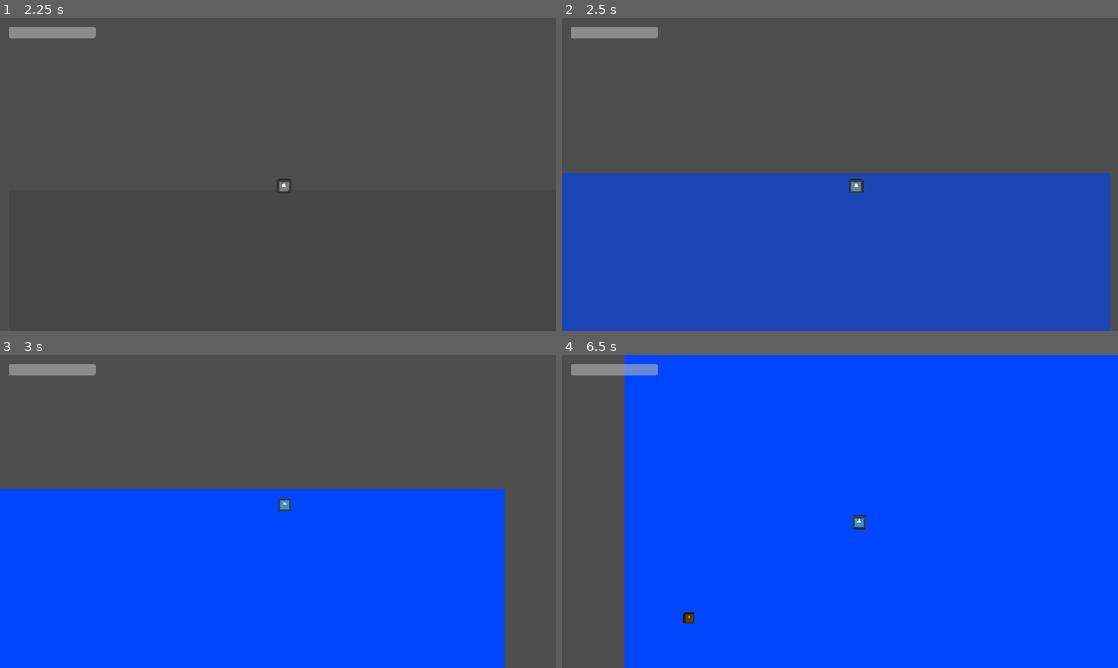
Above: before the commit, frames 1-4 (two rows, left to right).
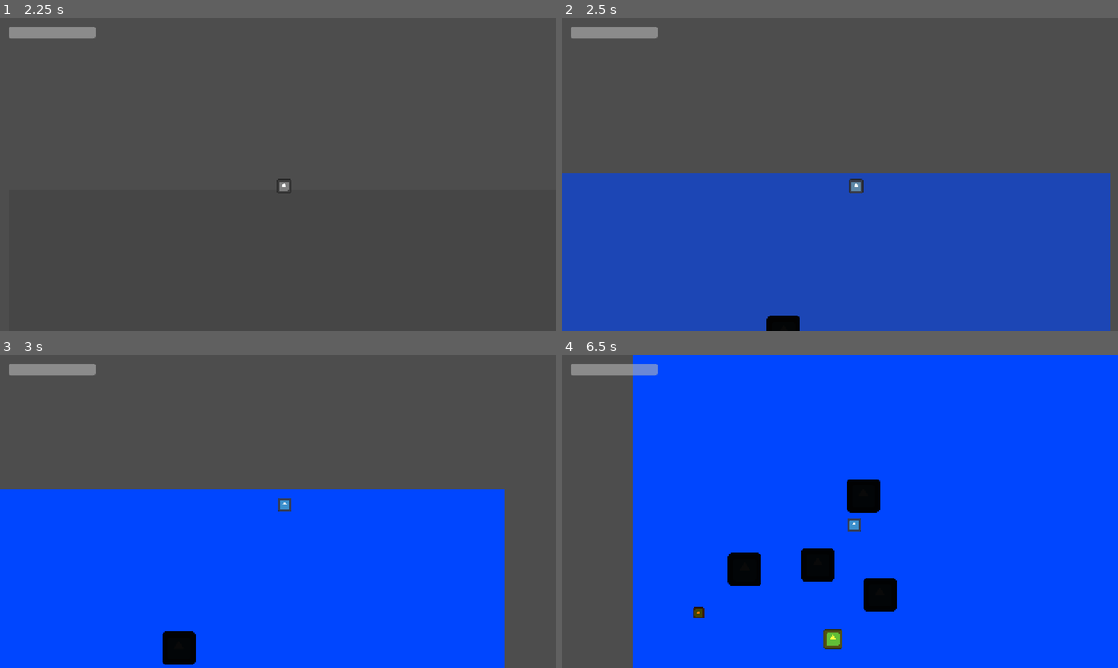
Above: after the commit, the same moments.

Repository: mason00james-cmyk/IceFisher
Game: Godot game, scene res://scenes/level_1.tscn
The game is run twice, just before and just after one commit, with the same random seed, the same clock (stepped at 60 frames per second) and the same inputs. The engine's default icon, where the game draws it, is replaced by a stand-in: a white triangle on a blue panel in a dark square.
Inputs:
- Up to frame 1 (2.25 s): tap Enter at 0.5 s; hold D (steer_right) 0.53-1.28 s; tap Space (cast) at 0.6, 2, 2.1 s; hold A (steer_left) 1.28-2.03 s; tap W (reel) at 1.35 s; hold D (steer_right) from 2.03 s (still down)
- Up to frame 2 (2.5 s): keep holding D (steer_right)
- Up to frame 3 (3 s): keep holding D (steer_right); tap W (reel) at 2.85 s
- Up to frame 4 (6.5 s): release D (steer_right) at 3.53 s; hold A (steer_left) 3.53-5.78 s; tap Space (cast) at 3.6, 5.1 s; tap W (reel) at 4.35, 5.85 s; hold D (steer_right) from 5.78 s (still down)

Frame 1 is identical in both runs. In frame 2, 0.3% of the frame differs, in the area x 36-43%, y 95-100%; in frame 3, 0.6%; in frame 4, 4.5%, in the area x 11-61%, y 0-100%.

Commit message:
rocks and walls

Diff:
--- /dev/null
+++ b/rock.tscn
@@ -0,0 +1,17 @@
+[gd_scene format=3 uid="uid://b6ga78ptpbccx"]
+
+[ext_resource type="Texture2D" uid="uid://dueohcohekhw3" path="res://icon.svg" id="1_o0qsl"]
+
+[sub_resource type="RectangleShape2D" id="RectangleShape2D_l885w"]
+size = Vector2(85, 80)
+
+[node name="Rock" type="StaticBody2D" unique_id=1114402189]
+
+[node name="Sprite2D" type="Sprite2D" parent="." unique_id=658549701]
+modulate = Color(0.03610091, 0.03610091, 0.03610091, 1)
+scale = Vector2(0.6, 0.6)
+texture = ExtResource("1_o0qsl")
+
+[node name="CollisionShape2D" type="CollisionShape2D" parent="." unique_id=497028656]
+position = Vector2(-0.5, 0)
+shape = SubResource("RectangleShape2D_l885w")
--- a/scenes/level_1.tscn
+++ b/scenes/level_1.tscn
@@ -5,6 +5,8 @@
 [ext_resource type="Script" uid="uid://c6tt3ds2crnei" path="res://scripts/hook.gd" id="1_bswci"]
 [ext_resource type="Shader" uid="uid://fi7gmdd4ejnq" path="res://shaders/desaturate.gdshader" id="3_rus8k"]
 [ext_resource type="PackedScene" uid="uid://erd36ioaa2kv" path="res://scenes/nibbler.tscn" id="5_4nkto"]
+[ext_resource type="PackedScene" uid="uid://d00pck1m3riht" path="res://scenes/target.tscn" id="5_fcfvj"]
+[ext_resource type="PackedScene" uid="uid://b6ga78ptpbccx" path="res://rock.tscn" id="7_pa8r4"]
 
 [sub_resource type="CircleShape2D" id="CircleShape2D_l885w"]
 radius = 12.0
@@ -15,6 +17,9 @@
 [sub_resource type="ShaderMaterial" id="ShaderMaterial_l885w"]
 shader = ExtResource("3_rus8k")
 shader_parameter/saturation = 0.0
+
+[sub_resource type="RectangleShape2D" id="RectangleShape2D_l885w"]
+size = Vector2(28, 3012)
 
 [node name="Level" type="Node2D" unique_id=1837536374]
 script = ExtResource("1_5xbjy")
@@ -67,6 +72,21 @@
 offset_bottom = 47.0
 show_percentage = false
 
+[node name="Message" type="Label" parent="HUD" unique_id=1981870627]
+anchors_preset = 8
+anchor_left = 0.5
+anchor_top = 0.5
+anchor_right = 0.5
+anchor_bottom = 0.5
+offset_left = -20.0
+offset_top = -11.5
+offset_right = 20.0
+offset_bottom = 11.5
+grow_horizontal = 2
+grow_vertical = 2
+theme_override_font_sizes/font_size = 48
+horizontal_alignment = 1
+
 [node name="nibbler" parent="." unique_id=1392807344 instance=ExtResource("5_4nkto")]
 position = Vector2(-498, 1005)
 
@@ -75,3 +95,31 @@
 
 [node name="nibbler3" parent="." unique_id=1329811228 instance=ExtResource("5_4nkto")]
 position = Vector2(-437, 635)
+
+[node name="Target" parent="." unique_id=987206303 instance=ExtResource("5_fcfvj")]
+position = Vector2(-126, 695)
+
+[node name="Rock" parent="." unique_id=1114402189 instance=ExtResource("7_pa8r4")]
+position = Vector2(-384, 535)
+
+[node name="Rock" parent="Rock" unique_id=76368992 instance=ExtResource("7_pa8r4")]
+position = Vector2(168, -11)
+
+[node name="Rock" parent="Rock/Rock" unique_id=1733868864 instance=ExtResource("7_pa8r4")]
+position = Vector2(143, 69)
+
+[node name="Rock" parent="Rock/Rock/Rock" unique_id=1919163252 instance=ExtResource("7_pa8r4")]
+position = Vector2(-38, -228)
+
+[node name="wall left" type="StaticBody2D" parent="." unique_id=1167189045]
+
+[node name="CollisionShape2D" type="CollisionShape2D" parent="wall left" unique_id=2133850182]
+position = Vector2(-647, 1502)
+shape = SubResource("RectangleShape2D_l885w")
+
+[node name="wall right" type="StaticBody2D" parent="." unique_id=22926517]
+position = Vector2(1300, 0)
+
+[node name="CollisionShape2D" type="CollisionShape2D" parent="wall right" unique_id=1840423683]
+position = Vector2(-647, 1502)
+shape = SubResource("RectangleShape2D_l885w")
--- /dev/null
+++ b/scenes/target.tscn
@@ -0,0 +1,19 @@
+[gd_scene format=3 uid="uid://d00pck1m3riht"]
+
+[ext_resource type="Script" uid="uid://dqawbt0snsiac" path="res://scripts/target.gd" id="1_b5a2r"]
+[ext_resource type="Texture2D" uid="uid://dueohcohekhw3" path="res://icon.svg" id="2_nlbrr"]
+
+[sub_resource type="CircleShape2D" id="CircleShape2D_l885w"]
+radius = 16.0
+
+[node name="Target" type="Node2D" unique_id=987206303]
+script = ExtResource("1_b5a2r")
+
+[node name="Sprite2D" type="Sprite2D" parent="." unique_id=1821536428]
+scale = Vector2(0.35, 0.35)
+texture = ExtResource("2_nlbrr")
+
+[node name="Mouth" type="Area2D" parent="." unique_id=505461252]
+
+[node name="CollisionShape2D" type="CollisionShape2D" parent="Mouth" unique_id=7035192]
+shape = SubResource("CircleShape2D_l885w")
--- a/scripts/level.gd
+++ b/scripts/level.gd
@@ -1,16 +1,21 @@
 extends Node2D
+
+@export_file("*.tscn") var next_level := ""
 
 @onready var hook = $Hook
 @onready var color_fx: ColorRect = $ColorFX/ColorRect
 @onready var bait_bar: ProgressBar = $HUD/BaitBar
+@onready var message: Label = $HUD/Message
 
 func _ready():
 	color_fx.material.set_shader_parameter("saturation", 0.0)
 	bait_bar.max_value = hook.max_bait_hp
 	bait_bar.value = hook.max_bait_hp
+	message.text = ""
 	hook.entered_water.connect(_on_enter_water)
 	hook.exited_water.connect(_on_exit_water)
 	hook.bait_changed.connect(_on_bait_changed)
+	hook.level_complete.connect(_on_level_complete)
 
 func _on_bait_changed(hp: float, max_hp: float):
 	bait_bar.max_value = max_hp
@@ -23,3 +28,9 @@
 func _on_exit_water():
 	var t = create_tween()
 	t.tween_property(color_fx.material, "shader_parameter/saturation", 0.0, 0.6)
+
+func _on_level_complete():
+	message.text = "Caught it!"
+	await get_tree().create_timer(2.0).timeout
+	if next_level != "":
+		get_tree().change_scene_to_file(next_level)
--- /dev/null
+++ b/scripts/target.gd
@@ -0,0 +1,28 @@
+extends Node2D
+
+@export var swim_distance := 80.0
+@export var swim_speed := 0.6
+
+var home: Vector2
+var t := 0.0
+var hooked := false
+
+@onready var sprite: Sprite2D = $Sprite2D
+
+func _ready():
+	home = position
+	$Mouth.add_to_group("target")
+	var pulse = create_tween().set_loops()
+	pulse.tween_property(sprite, "modulate", Color(1.6, 1.4, 0.4), 0.6)
+	pulse.tween_property(sprite, "modulate", Color(1.0, 0.85, 0.2), 0.6)
+
+func _process(delta):
+	if hooked:
+		return
+	t += delta
+	position = home + Vector2(sin(t * swim_speed) * swim_distance, 0)
+	sprite.flip_h = cos(t * swim_speed) < 0
+
+func on_hooked():
+	hooked = true
+	rotation_degrees = -90
Not shown, added: scripts/target.gd.uid
